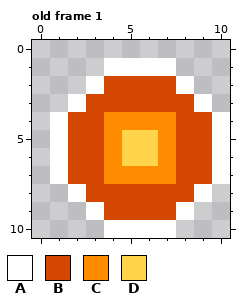
One commit to this pixel-art file: assets/projectiles/default/proj.ase. That is the earlier state.
12x12 pixels, 4 frames. Shown: old frame 1. The old version is drawn lined up with the new one, on the new canvas. The commit also changed other frames, which this record leaves out.
Palette (. is transparent): A #ffffff  B #d44700  C #ff8b00  D #ffd34a
Pixels before, old frame 1, first column x 1:
 1 ...AAAA...
 2 ..ABBBBA..
 3 .ABBBBBBA.
 4 ABBCCCCBBA
 5 ABBCDDCBBA
 6 ABBCDDCBBA
 7 ABBCCCCBBA
 8 .ABBBBBBA.
 9 ..ABBBBA..
10 ...AAAA...
Once edited:
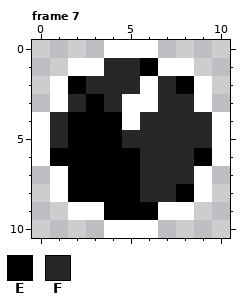
Colours new in this view: E #000000  F #272727
A new or re-ordered frame is compared with the old frame closest to it.
From old to new:
canvas 12x12 -> 11x11 (the part of the old canvas that was cut away was empty and is not shown)
frames 4 -> 8
Changed rows in their new state; - is an unchanged pixel.
Frame 7 is new; against old frame 1:
first column x 0:
 0 ----AAA----
 1 --AAFFE-A--
 2 -AEFFFAFEA-
 3 -AFEFAAFF--
 4 AFEEEAFFFF-
 5 AFEEEFFFFF-
 6 AEEEEEFFFE-
 7 --EEEEFFFA.
 8 -AEEEEFFE--
 9 --A-EEEA---
10 -------.---
Changed places in both pictures, as pixel boxes (x1, y1, x2, y2):
changed: (32, 40, 230, 238)
